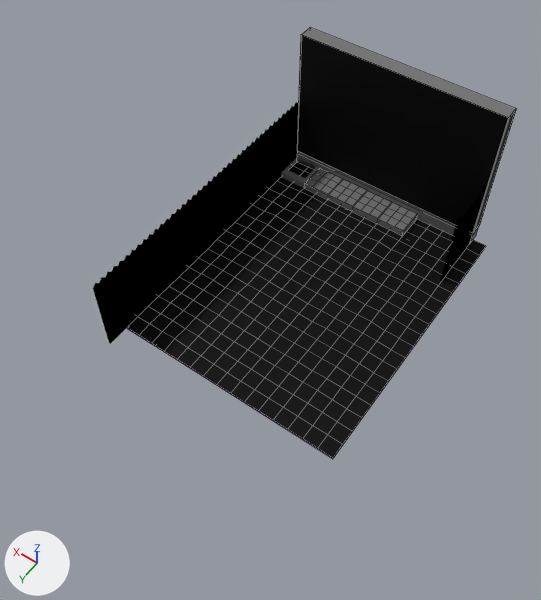
Before and after pictures for a commit that changed the Blender file Assets/World/Level3/Raw/Level3.blend.
Before and after are seen from a 50 mm lens placed at (-175.0, 275.0, 295.0), pointed at (-52.0, 103.0, 25.0). Arrows for +X, +Y and +Z are at lower left; the lights stay in place. Mesh edges are drawn as thin lines on the coarser meshes.

In view in the first picture: 'Cube', 'Fence', 'Fence.001', 'Fence.002', 'Fence.003', 'Fence.004', 'Fence.005', 'Level3_ConcreteBlock', 'Level3_ConcreteBlock.001', 'Level3_ConcreteBlock.002', 'Level3_ConcreteBlock.003', 'Plane', 'Water'.
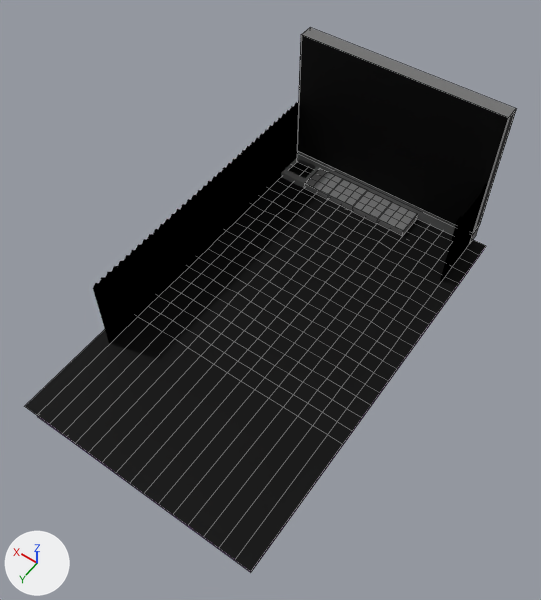
Changed parts and their boxes [x1, y1, x2, y2] in the pictures (541 x 600 px; the box of a moved part takes in the faces that stretch with it):
'Plane', reshaped (28% wider, 38% taller): before [127, 162, 486, 458]; after [25, 162, 486, 571]
'Water', reshaped: before [128, 272, 468, 459]; after [37, 272, 468, 572]
part 2 of me_plane, moved or reshaped: before [127, 317, 343, 458]; after [25, 317, 343, 571]

Patch to the scene script:
```diff
--- a/Assets/World/Level3/Raw/Level3.blend.py
+++ b/Assets/World/Level3/Raw/Level3.blend.py
@@ me_plane_009 @@
 me_plane_009.from_pydata(...)  # 6 vertices, 2 faces; spans x -112.0..12.0, y 19.8..152.1, z 0.0
 # used by ob_water; location = (0.0, -12.0, -5.0)
 # before: 0 (8.0, 152.1, 0.0) at pixel (127, 328), 1 (-112.0, 152.1, 0.0) at pixel (332, 459), 4 (-10.0, 152.1, 0.0) at pixel (155, 346)
+# me_plane_009 part 1
+for i in [0, 1, 4]: me_plane_009.vertices[i].co += Vector((0.0, 60.0, 0.0))
 me_plane_009.materials.append(mat_water)
@@ me_plane @@
 me_plane.from_pydata(...)  # 340 vertices, 304 faces; spans x -112.0..16.0, y 0.0..152.0, z 0.0..1.0
 # used by ob_plane; location = (0.0, -12.0, -4.0)
+# me_plane part 2: all 17 vertices in x -112.0..16.0, y 152.0, z 0.0 are moved by (0.0, 60.0, 0.0)
 me_plane.materials.append(mat_grass)
```
